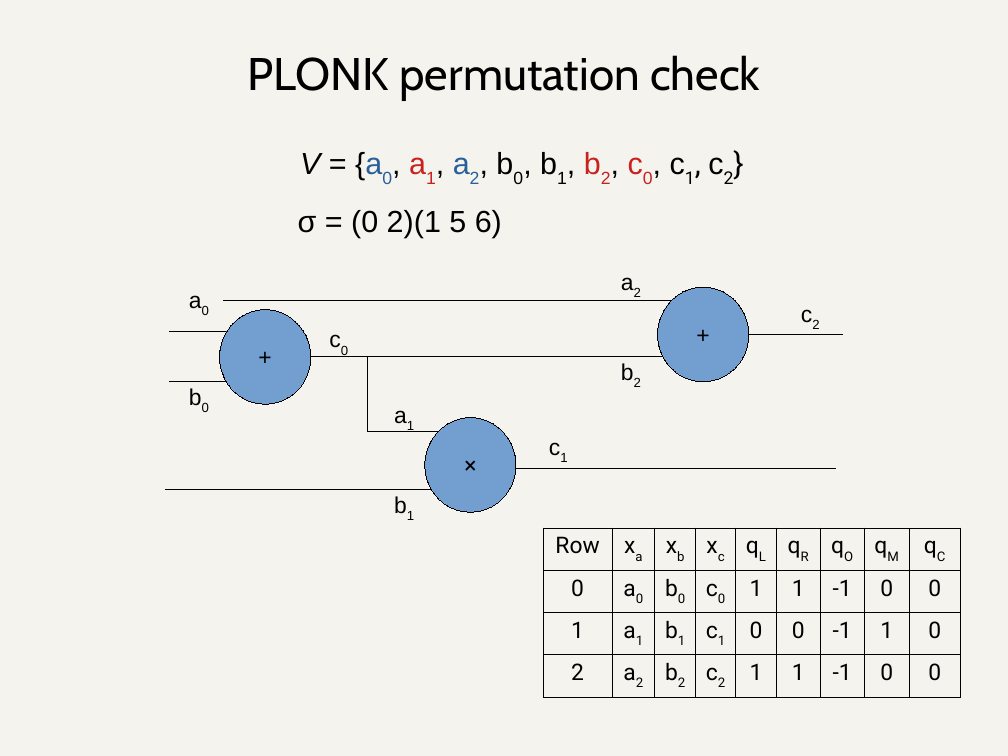
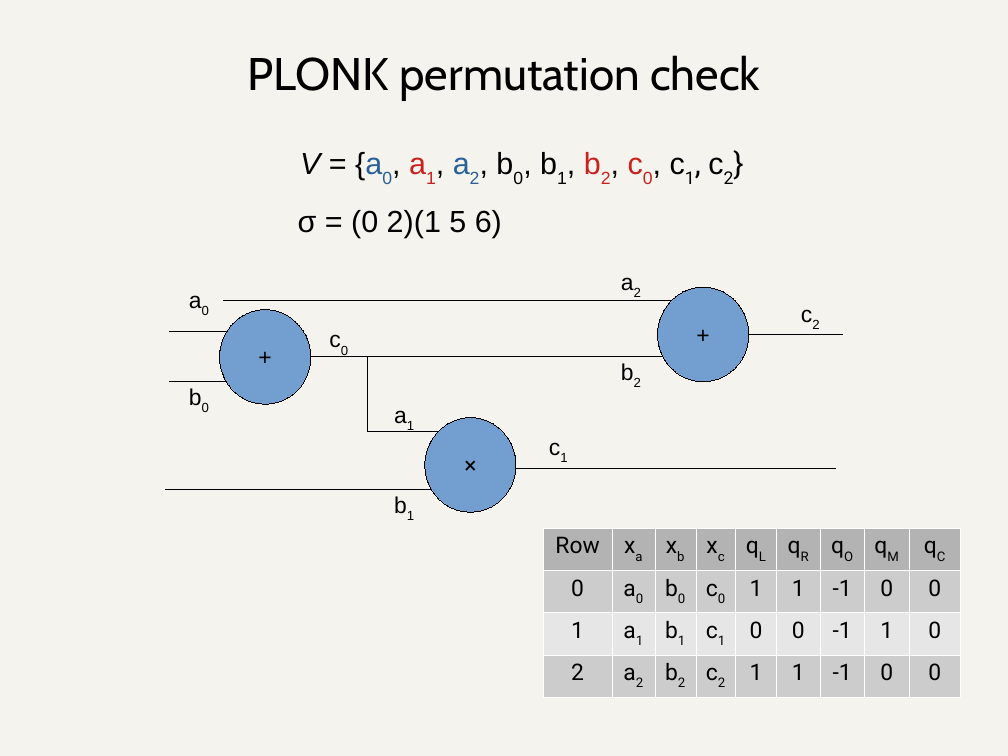
Before and after one commit to daira/halographs, a slide deck: slide 11 of deepdive.odp. Drawn at 1008x756 pixels with LibreOffice and Linux fonts; fonts in the diff are those of the drawing. Boxes give left, top, right and bottom in pixels: in the first picture for what was removed or moved away, otherwise in the second. Text is boxed around its words. In the diff, an @@ line names an element or a change of style, - is before the commit and + after.

```diff
--- a/deepdive.odp
+++ b/deepdive.odp
@@ table at <box>543,528,960,693</box> @@
@@ fill none to #B3B3B3 in row 1 @@
@@ fill none to #CCCCCC in 18 cells @@
@@ fill none to #E6E6E6 in row 3 @@
@@ borders changed @@
```
Also in this commit, not shown: 11 other slides changed, 2 other files.
